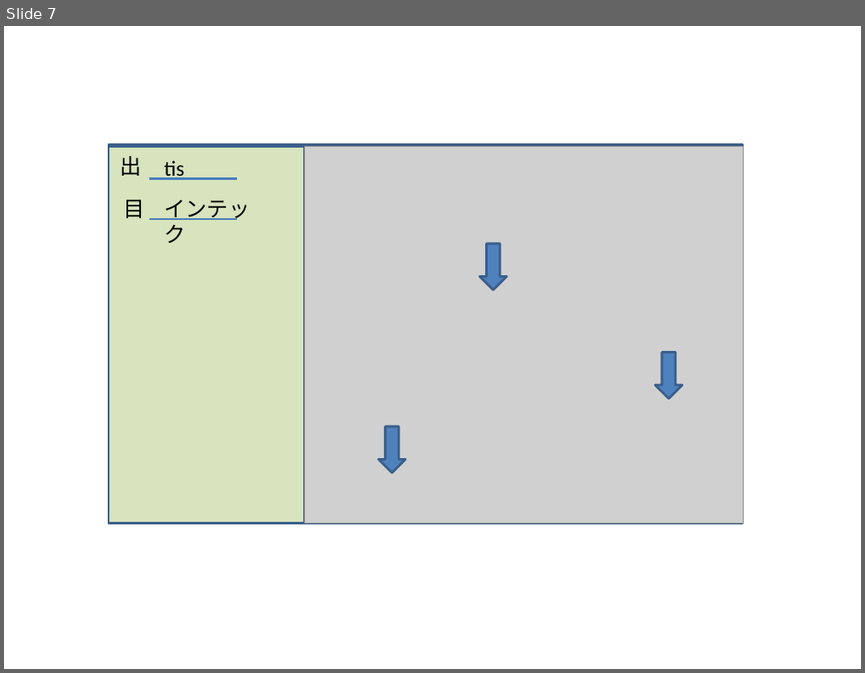
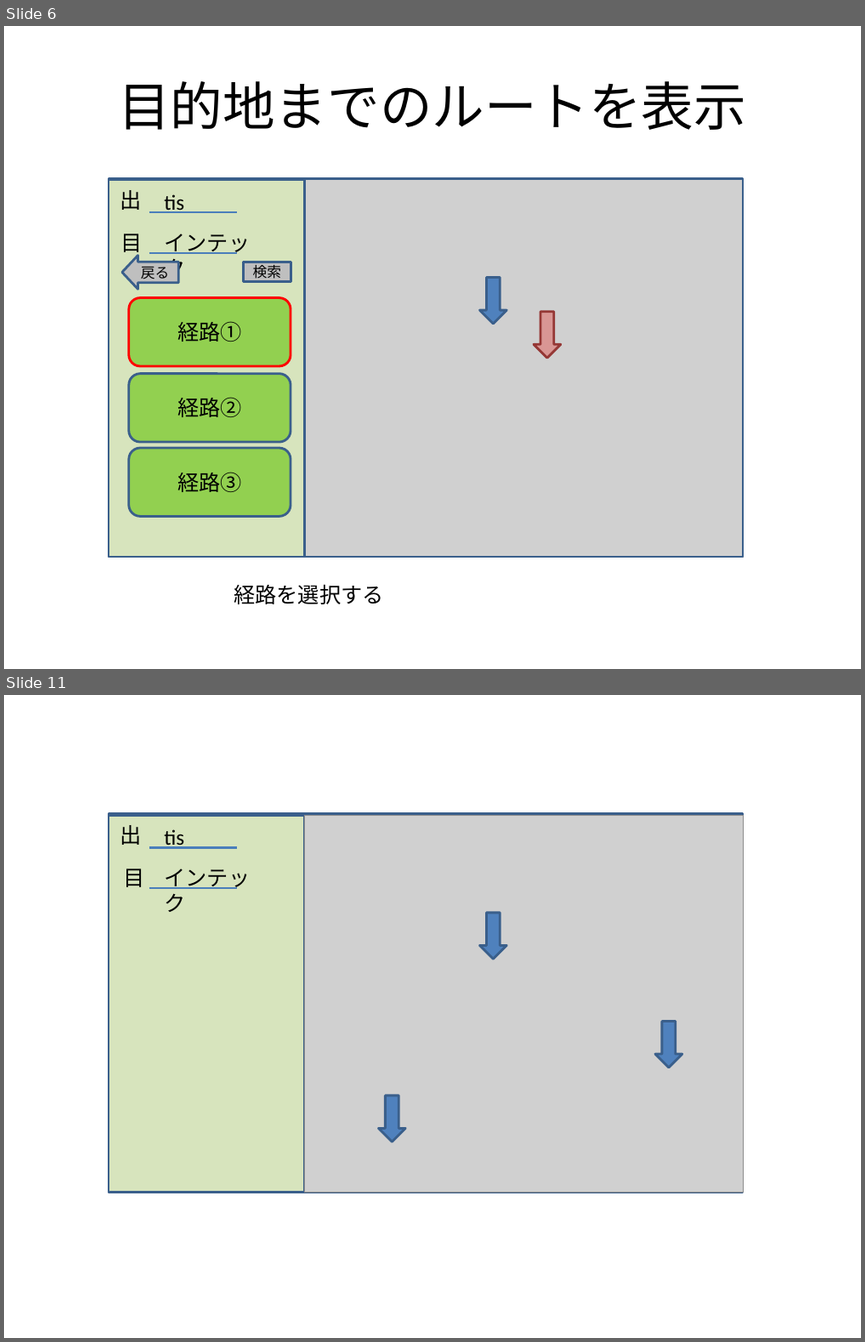
Before and after one commit to kawasaki-kk/kerotan, a slide deck: window.pptx. Shown one above the other, each under a label of ours: slide 7 before the commit, slides 6 and 11 after it; the slides between them are not shown. The pictures are 865x673 and 865x1342 pixels, drawn with LibreOffice and Linux fonts; fonts in the diff are those of the drawing; grey boxes stand for pictures. Boxes give left, top, right and bottom in pixels: in the first picture for what was removed or moved away, otherwise in the second. Text is boxed around its words. In the diff, an @@ line names an element or a change of style, - is before the commit and + after.

```diff
--- a/window.pptx
+++ b/window.pptx
@@ slide 6 added at [4, 26, 861, 669], background #FFFFFF @@
@@ title added at [118, 81, 746, 130], 44 pt, text #000000 @@
+目的地までのルートを表示
@@ rectangle added at [109, 178, 743, 556], outline #3A5F8C 2 pt @@
@@ rectangle added at [109, 179, 304, 556], fill #D7E4BD, outline #3A5F8C 2 pt @@
@@ text added at [120, 190, 142, 210], 18 pt, text #000000 @@
+出
@@ text added at [164, 194, 184, 213], 18 pt, text #000000 @@
+tis
@@ picture added at [304, 179, 743, 556] @@
@@ line added from (148, 213) to (237, 213), #4B7EBC 1.5 pt @@
@@ text added at [121, 233, 143, 256], 18 pt, text #000000 @@
+目
@@ line added from (148, 253) to (237, 253), #4B7EBC 1.5 pt @@
@@ text added at [164, 233, 250, 281], 18 pt, text #000000 @@
+インテック
@@ left arrow added at [122, 256, 179, 289], fill #BFBFBF, outline #3A5F8C 2 pt, 12 pt, text #000000 @@
+戻る
@@ rectangle added at [244, 261, 291, 281], fill #BFBFBF, outline #3A5F8C 2 pt, 12 pt, text #000000 @@
+検索
@@ down arrow added at [479, 277, 506, 324], fill #4F81BD, outline #3A5F8C 2 pt @@
@@ rounded rectangle added at [129, 298, 291, 366], fill #92D050, outline #FF0000 2 pt, 18 pt, text #000000 @@
+経路①
@@ down arrow added at [534, 312, 560, 358], fill #D99694, outline #953735 2 pt @@
@@ rounded rectangle added at [129, 373, 291, 442], fill #92D050, outline #3A5F8C 2 pt, 18 pt, text #000000 @@
+経路②
@@ rounded rectangle added at [129, 448, 291, 516], fill #92D050, outline #3A5F8C 2 pt, 18 pt, text #000000 @@
+経路③
@@ text added at [234, 584, 383, 604], 18 pt, text #000000 @@
+経路を選択する
@@ what was slide 7 is now slide 11 @@
```
Also in this commit, not shown: 4 slides changed, 5 other slides added, 1 slide removed.
